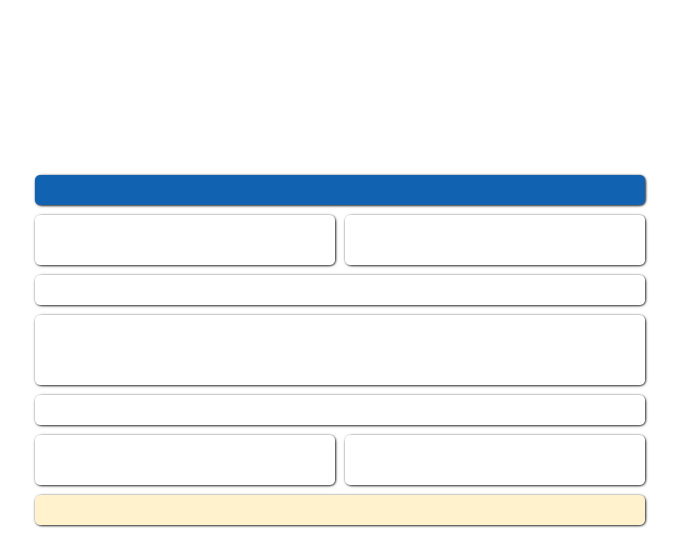
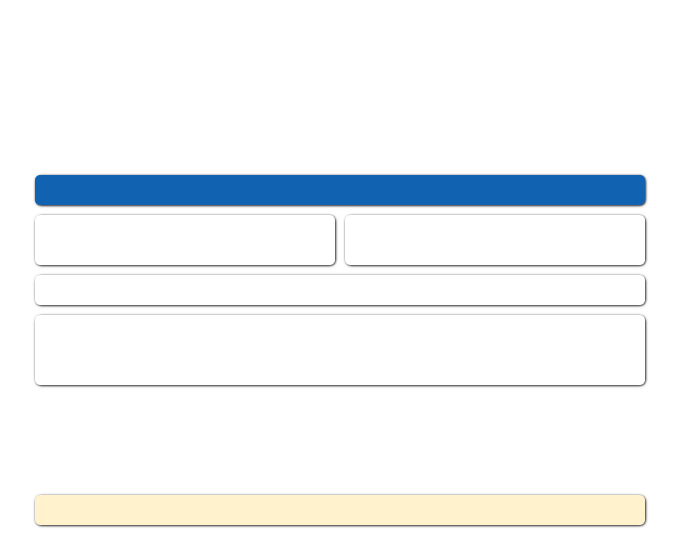
Comparing the layer stacks of the two (680, 550) images. Changes:
removed layer "footer widget" over left=35, top=395, right=645, bottom=425
removed layer "footer boxes" over left=35, top=435, right=645, bottom=485
